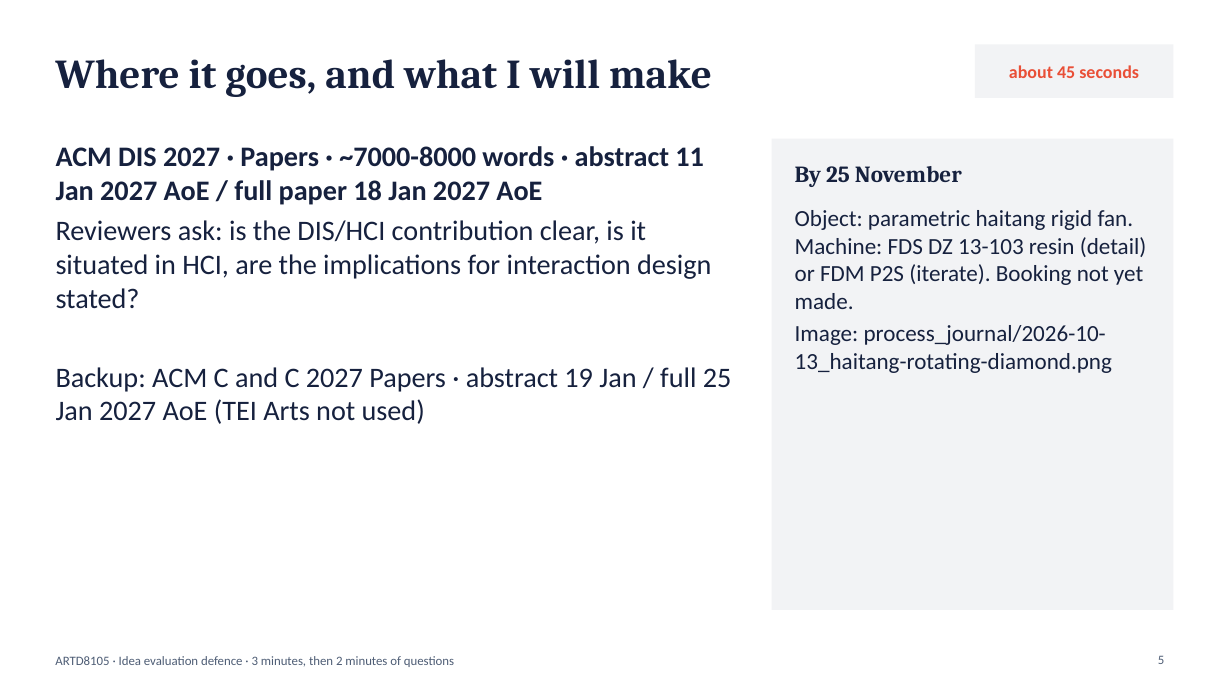
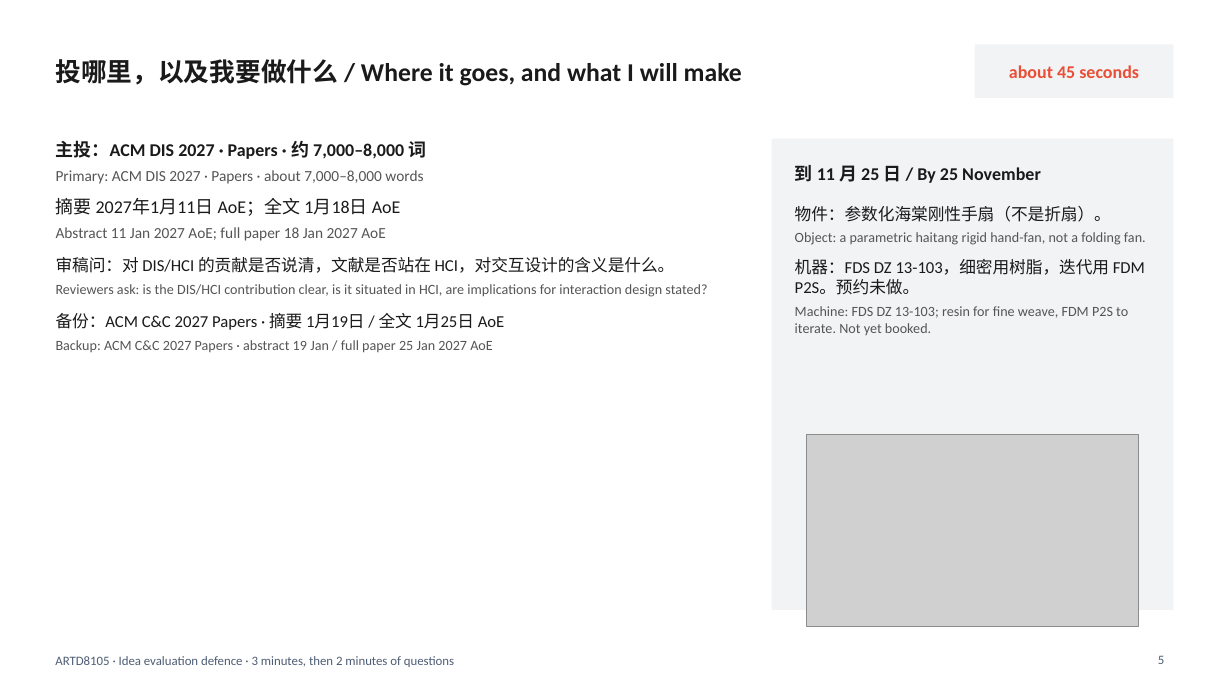
Before and after one commit to yc588777/artd8105-WANG-QIAOLI, a slide deck: slide 5 of my_work/idea_evaluation_defence.pptx. Drawn at 1232x693 pixels with LibreOffice and Linux fonts; fonts in the diff are those of the drawing; grey boxes stand for pictures. Boxes give left, top, right and bottom in pixels: in the first picture for what was removed or moved away, otherwise in the second. Text is boxed around its words. In the diff, an @@ line names an element or a change of style, - is before the commit and + after.

```diff
--- a/my_work/idea_evaluation_defence.pptx
+++ b/my_work/idea_evaluation_defence.pptx
@@ title at [55,59,742,86]: text changed; size 32 to 20 pt; font Cambria to Calibri; text colour #16213E to #1A1A1A @@
-Where it goes, and what I will make
+投哪里，以及我要做什么 / Where it goes, and what I will make
@@ text at [56,140,707,353]: text changed; size 22 to 11 pt; text colour #16213E to #555555 @@
-ACM DIS 2027 · Papers · ~7000-8000 words · abstract 11 Jan 2027 AoE / full paper 18 Jan 2027 AoE
-Reviewers ask: is the DIS/HCI contribution clear, is it situated in HCI, are the implications for interaction design stated?
-Backup: ACM C and C 2027 Papers · abstract 19 Jan / full 25 Jan 2027 AoE (TEI Arts not used)
+主投：ACM DIS 2027 · Papers · 约 7,000–8,000 词
+Primary: ACM DIS 2027 · Papers · about 7,000–8,000 words
+摘要 2027年1月11日 AoE；全文 1月18日 AoE
+Abstract 11 Jan 2027 AoE; full paper 18 Jan 2027 AoE
+审稿问：对 DIS/HCI 的贡献是否说清，文献是否站在 HCI，对交互设计的含义是什么。
+Reviewers ask: is the DIS/HCI contribution clear, is it situated in HCI, are implications for interaction design stated?
+备份：ACM C&C 2027 Papers · 摘要 1月19日 / 全文 1月25日 AoE
+Backup: ACM C&C 2027 Papers · abstract 19 Jan / full paper 25 Jan 2027 AoE
@@ text at [795,165,1041,183]: text changed; size 18 to 14 pt; font Cambria to Calibri; text colour #16213E to #1A1A1A @@
-By 25 November
+到 11 月 25 日 / By 25 November
@@ text at [795,206,1146,335]: text changed; size 18 to 11 pt; text colour #16213E to #555555 @@
-Object: parametric haitang rigid fan. Machine: FDS DZ 13-103 resin (detail) or FDM P2S (iterate). Booking not yet made.
-Image: process_journal/2026-10-13_haitang-rotating-diamond.png
+物件：参数化海棠刚性手扇（不是折扇）。
+Object: a parametric haitang rigid hand-fan, not a folding fan.
+机器：FDS DZ 13-103，细密用树脂，迭代用 FDM P2S。预约未做。
+Machine: FDS DZ 13-103; resin for fine weave, FDM P2S to iterate. Not yet booked.
@@ picture added at [807,434,1138,627] @@
```
Also in this commit, not shown: 4 other slides changed.
